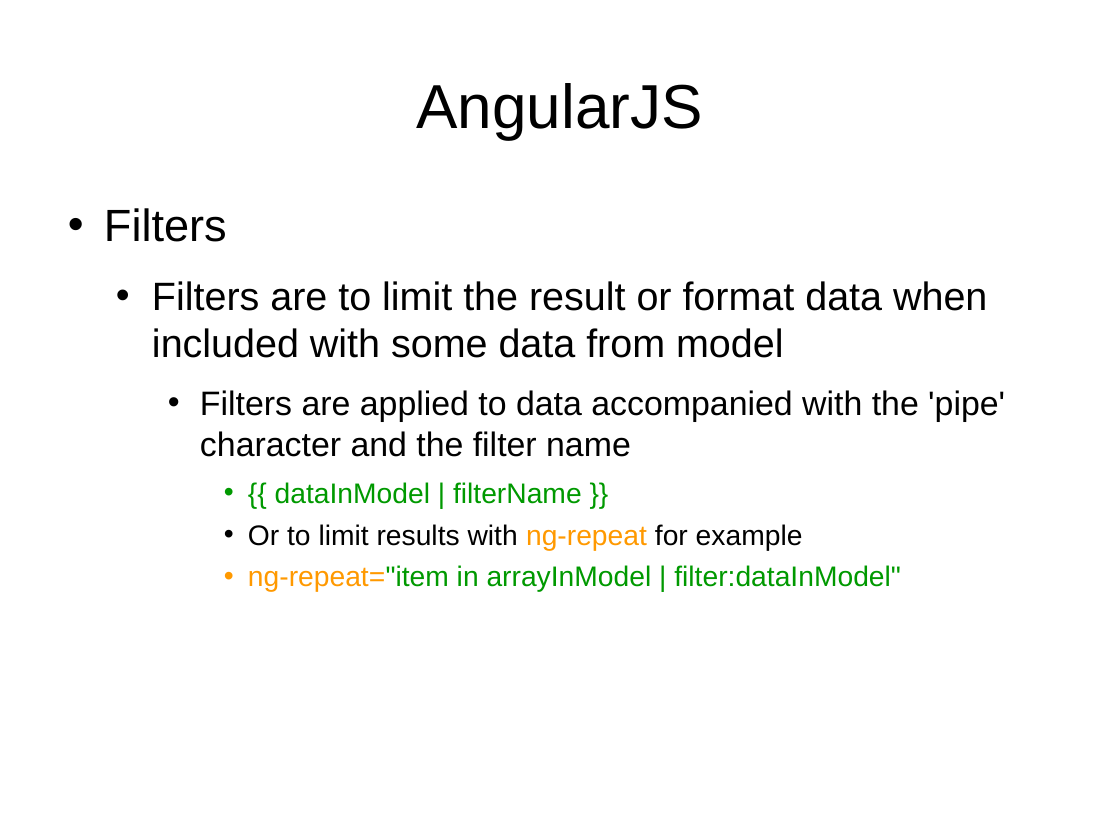
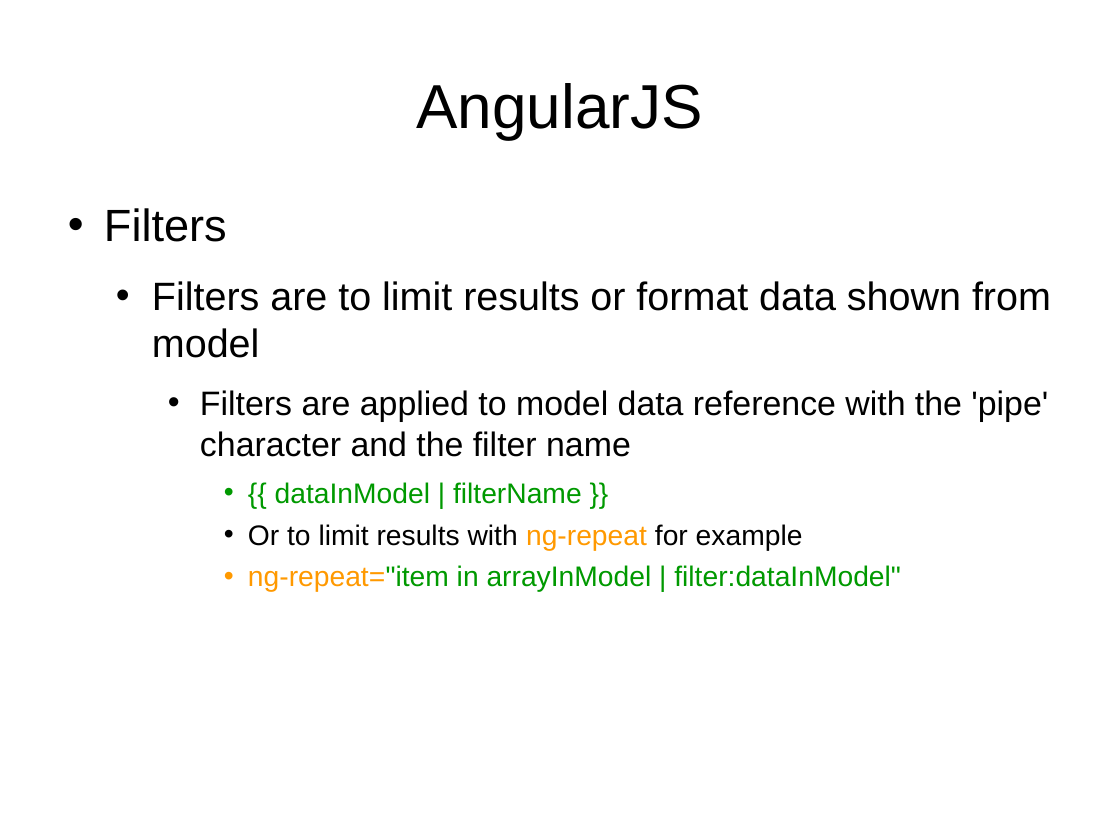
Before and after one commit to vmyrsky/ajeer, a slide deck: slide 19 of JavaEERest/doc/presentation.odp. Drawn at 1120x840 pixels with LibreOffice and Linux fonts; fonts in the diff are those of the drawing. Boxes give left, top, right and bottom in pixels: in the first picture for what was removed or moved away, otherwise in the second. Text is boxed around its words. In the diff, an @@ line names an element or a change of style, - is before the commit and + after.

```diff
--- a/JavaEERest/doc/presentation.odp
+++ b/JavaEERest/doc/presentation.odp
@@ text at [152, 281, 1051, 457]: text changed @@
-  • Filters are to limit the result or format data when included with some data from model
-    • Filters are applied to data accompanied with the 'pipe' character and the filter name
+  • Filters are to limit results or format data shown from model
+    • Filters are applied to model data reference with the 'pipe' character and the filter name
```
Also in this commit, not shown: 2 other slides changed.
